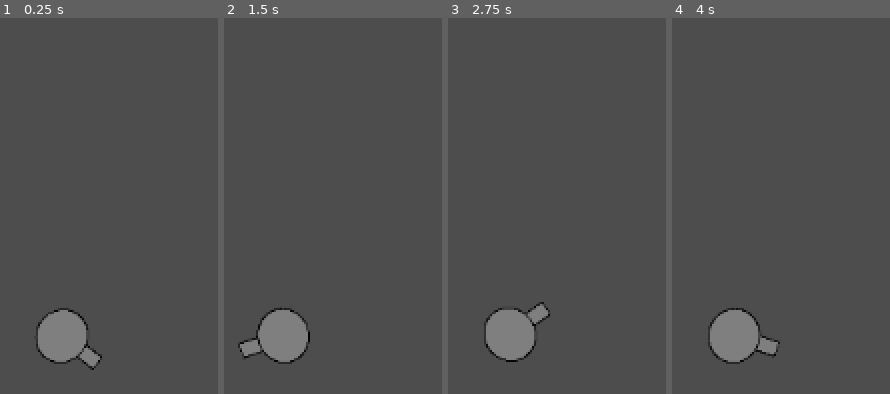
Above: before the commit, frames 1-4 (left to right).
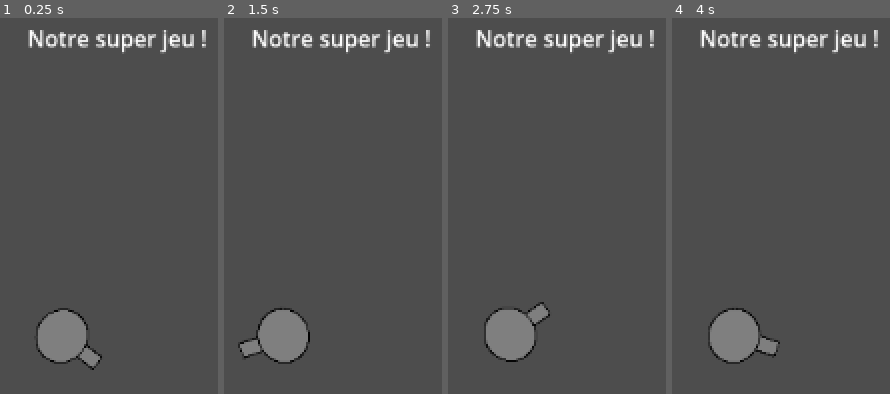
Above: after the commit, the same moments.

Repository: GreemLuck/spin-to-kill
Game: Godot game, scene res://game_controller.tscn
The game is run twice, just before and just after one commit, with the same random seed, the same clock (stepped at 60 frames per second) and the same inputs.
Inputs (mouse positions are in pixels of both pictures, inside the frame that each line leads up to):
- Up to frame 1 (0.25 s): no input
- Up to frame 2 (1.5 s): tap Enter at 0.5 s; move the mouse to (outside the picture) at 0.52 s; tap Space at 1.25 s; move the mouse to (outside the picture) at 1.27 s
- Up to frame 3 (2.75 s): tap Enter at 2 s; move the mouse to (outside the picture) at 2.02 s
- Up to frame 4 (4 s): tap Space at 2.75 s; move the mouse to (outside the picture) at 2.77 s; tap Enter at 3.5 s; move the mouse to (outside the picture) at 3.52 s

The runs differ from the first frame. In frame 1, 1.9% of the frame differs, in the area x 12-95%, y 3-10%; in frame 2, 1.9%; in frame 3, 1.9%; in frame 4, 1.9%.

Commit message:
Add text label

Diff:
--- a/game_controller.tscn
+++ b/game_controller.tscn
@@ -25,3 +25,17 @@
 [node name="CollisionShape2D" type="CollisionShape2D" parent="AnimatableBody2D"]
 shape = SubResource("CircleShape2D_soqow")
 metadata/_edit_lock_ = true
+
+[node name="Control" type="Control" parent="."]
+layout_mode = 3
+anchors_preset = 0
+offset_right = 40.0
+offset_bottom = 40.0
+
+[node name="Label" type="Label" parent="Control"]
+layout_mode = 0
+offset_right = 1151.0
+offset_bottom = 154.0
+text = "Notre super jeu !"
+horizontal_alignment = 1
+vertical_alignment = 1
